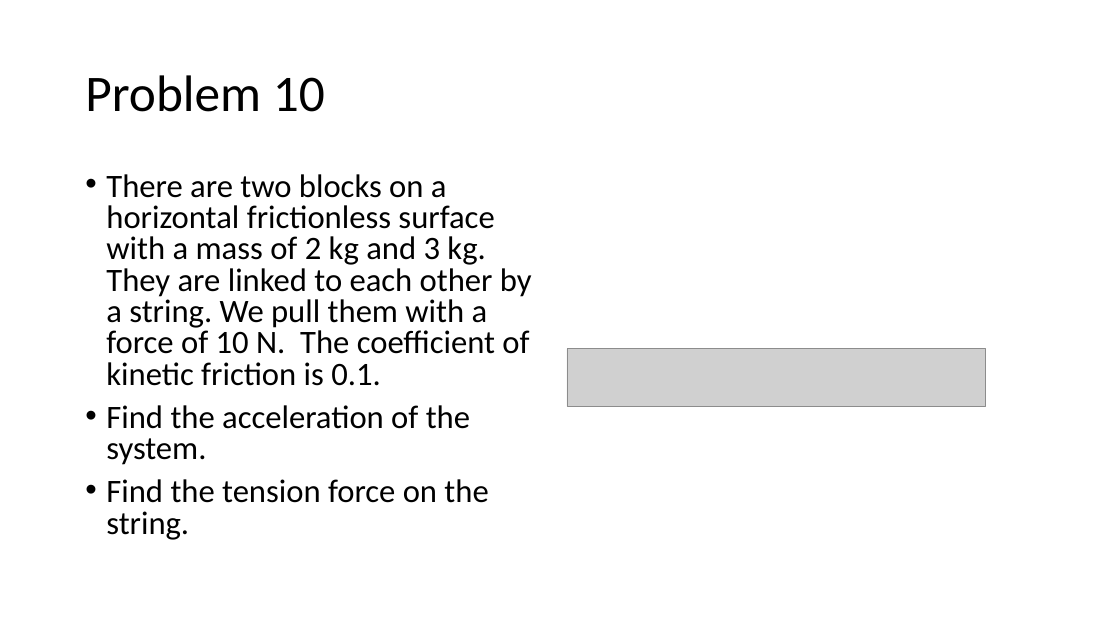
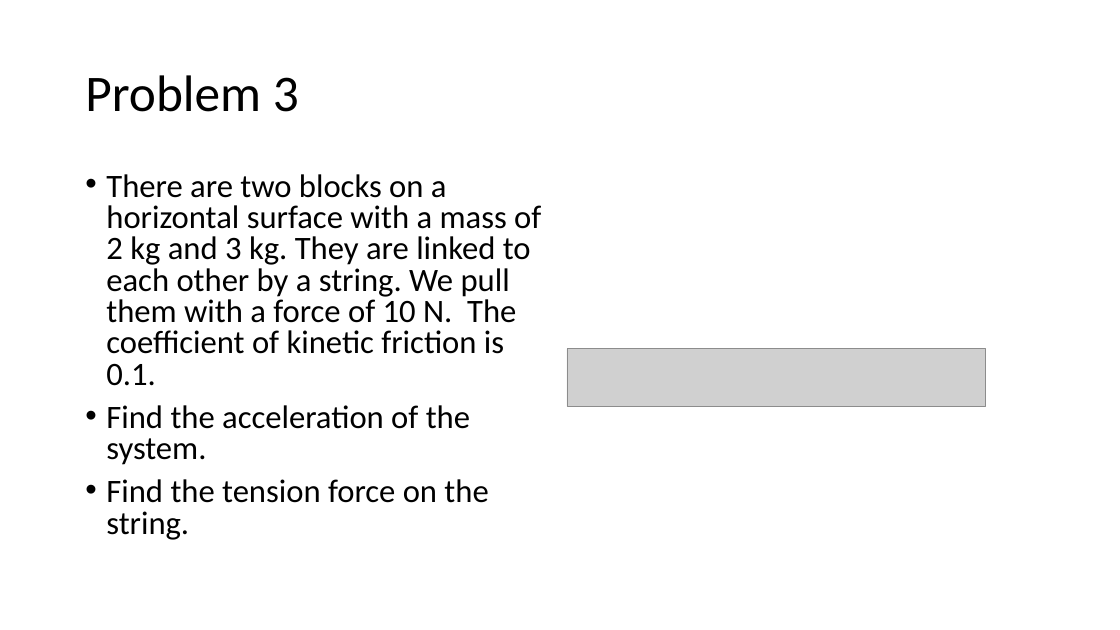
Before and after one commit to acsabai/acsabai.github.io, a slide deck: slide 18 of classes/Physics9ab/downloads/friction.pptx (slide 17 before the commit). Drawn at 1120x630 pixels with LibreOffice and Linux fonts; fonts in the diff are those of the drawing; grey boxes stand for pictures. Boxes give left, top, right and bottom in pixels: in the first picture for what was removed or moved away, otherwise in the second. Text is boxed around its words. In the diff, an @@ line names an element or a change of style, - is before the commit and + after.

```diff
--- a/classes/Physics9ab/downloads/friction.pptx
+++ b/classes/Physics9ab/downloads/friction.pptx
@@ title at <box>85,75,299,112</box>: text changed @@
-Problem 10
+Problem 3
@@ text at <box>106,174,541,386</box>: text changed @@
-• There are two blocks on a horizontal frictionless surface with a mass of 2 kg and 3 kg. They are linked to each other by a string. We pull them with a force of 10 N. The coefficient of kinetic friction is 0.1.
+• There are two blocks on a horizontal surface with a mass of 2 kg and 3 kg. They are linked to each other by a string. We pull them with a force of 10 N. The coefficient of kinetic friction is 0.1.
```
Also in this commit, not shown: 1 other slide changed, 7 slides added.
